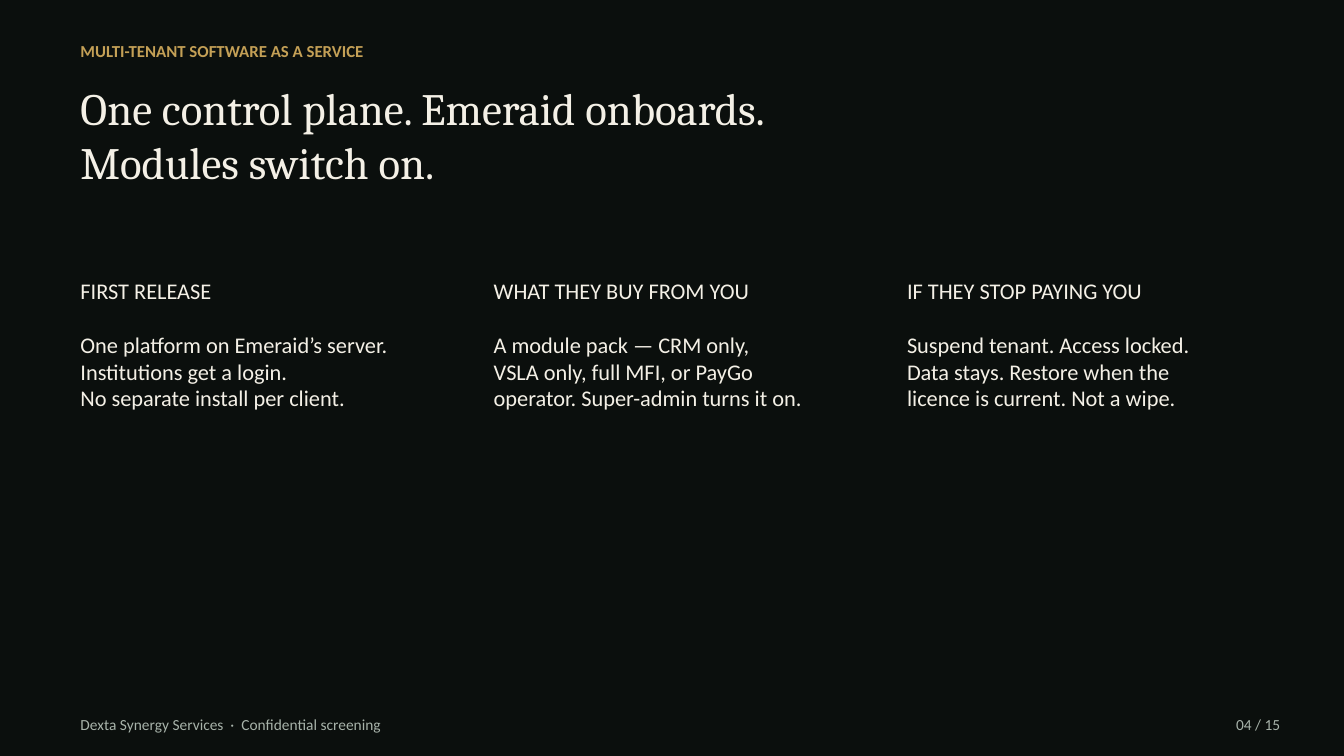
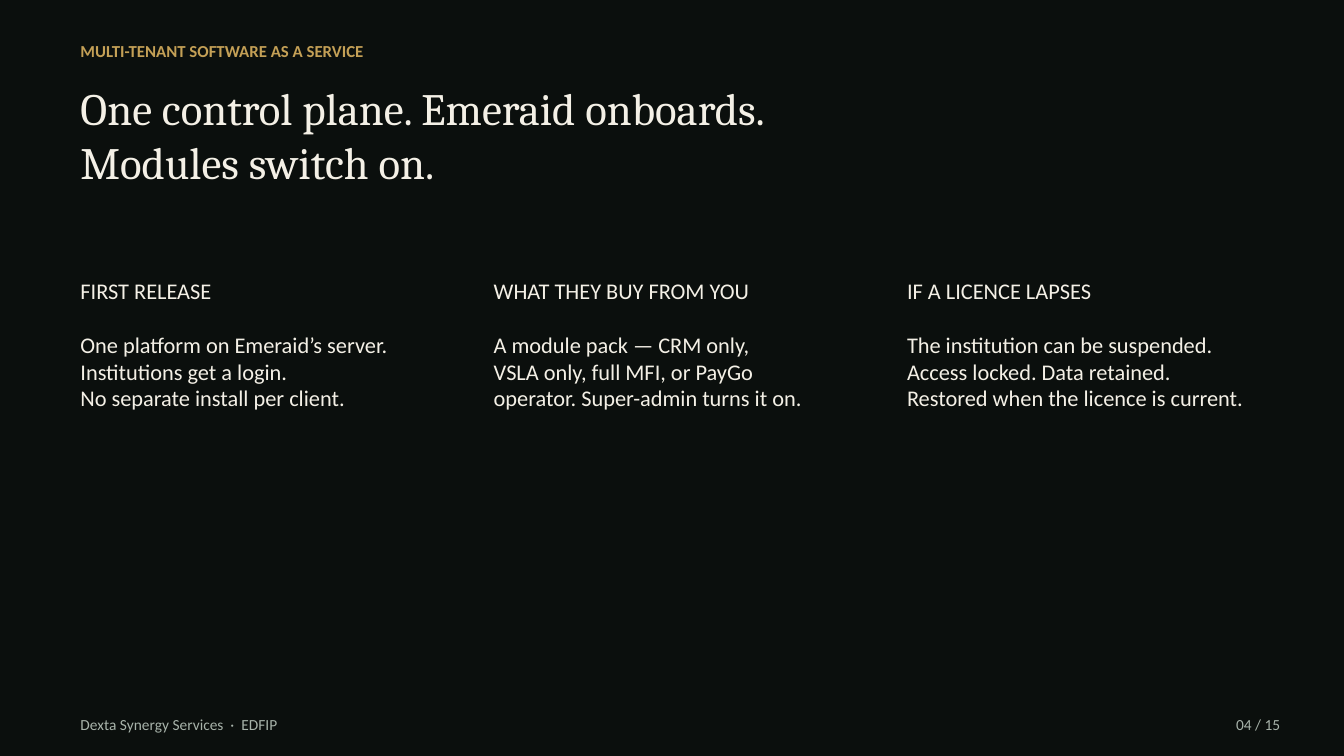
Before and after one commit to hanson1997/test, a slide deck: slide 4 of edfip-screening/EDFIP_Screening_Dexta.pptx. Drawn at 1344x756 pixels with LibreOffice and Linux fonts; fonts in the diff are those of the drawing. Boxes give left, top, right and bottom in pixels: in the first picture for what was removed or moved away, otherwise in the second. Text is boxed around its words. In the diff, an @@ line names an element or a change of style, - is before the commit and + after.

```diff
--- a/edfip-screening/EDFIP_Screening_Dexta.pptx
+++ b/edfip-screening/EDFIP_Screening_Dexta.pptx
@@ text at (907,284,1243,406): text changed @@
-IF THEY STOP PAYING YOU
-Suspend tenant. Access locked.
-Data stays. Restore when the
-licence is current. Not a wipe.
+IF A LICENCE LAPSES
+The institution can be suspended.
+Access locked. Data retained.
+Restored when the licence is current.
@@ text at (80,719,277,733): text changed @@
-Dexta Synergy Services · Confidential screening
+Dexta Synergy Services · EDFIP
```
Also in this commit, not shown: 14 other slides changed, 4 other files.
